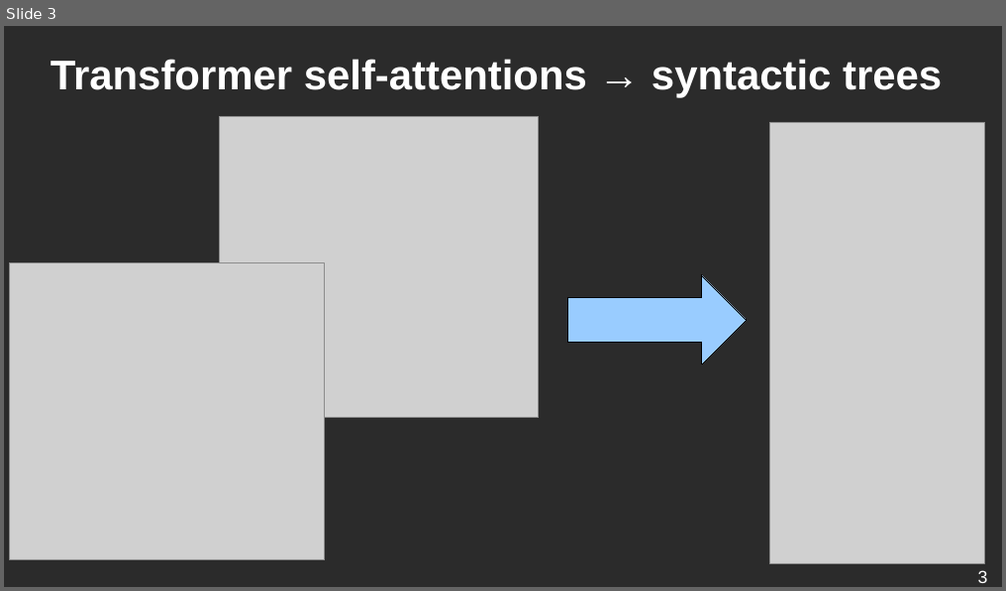
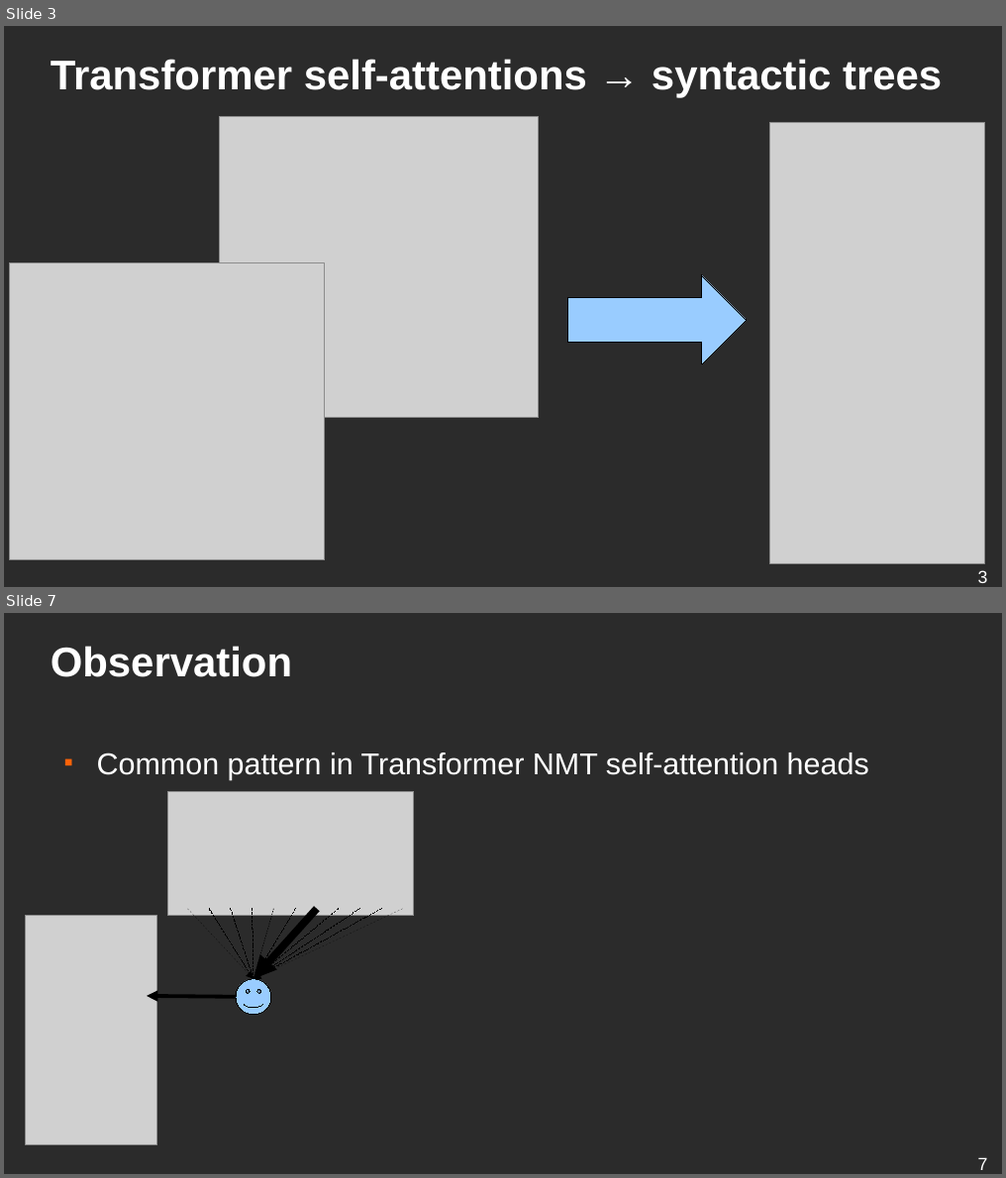
Before and after one commit to ufal/lsd, a slide deck: conferences/2019-blackbox-balustrades/presentation.odp. Shown one above the other, each under a label of ours: slide 3 before the commit, slides 3 and 7 after it; the slides between them are not shown. The pictures are 1006x591 and 1006x1178 pixels, drawn with LibreOffice and Linux fonts; fonts in the diff are those of the drawing; grey boxes stand for pictures; background and template pictures are left out; a plain dark background stands for a picture behind light text. Boxes give left, top, right and bottom in pixels: in the first picture for what was removed or moved away, otherwise in the second. Text is boxed around its words. In the diff, an @@ line names an element or a change of style, - is before the commit and + after.

```diff
--- a/conferences/2019-blackbox-balustrades/presentation.odp
+++ b/conferences/2019-blackbox-balustrades/presentation.odp
@@ slide 7 added at [4,613,1002,1174], background picture (left out) @@
@@ title added at [51,646,292,677], 33 pt, text #FFFFFF, bold @@
+Observation
@@ text added at [97,753,869,780], 24 pt, text #FFFFFF @@
+■ Common pattern in Transformer NMT self-attention heads
@@ picture added at [168,791,414,916] @@
@@ arrow added from (188, 909) to (253, 979), #000000 0 pt @@
@@ line added from (210, 909) to (253, 979), #000000 0 pt @@
@@ line added from (231, 909) to (253, 979), #000000 0 pt @@
@@ line added from (252, 909) to (253, 979), #000000 0 pt @@
@@ line added from (274, 909) to (253, 979), #000000 0.51 pt @@
@@ line added from (296, 909) to (253, 979), #000000 0 pt @@
@@ arrow added from (317, 909) to (253, 979), #000000 6.01 pt @@
@@ line added from (339, 909) to (253, 979), #000000 0 pt @@
@@ line added from (359, 909) to (253, 979), #000000 0 pt @@
@@ line added from (381, 909) to (253, 979), #000000 0 pt @@
@@ arrow added from (402, 909) to (253, 979), #000000 0 pt @@
@@ picture added at [26,916,157,1146] @@
@@ arrow added from (236, 997) to (147, 996), #000000 3 pt @@
@@ smiley face added at [236,979,271,1014], fill #99CCFF, outline #000000 0 pt @@
@@ page number added at [978,1157,988,1170], 14 pt, text #FFFFFF @@
+7
```
Also in this commit, not shown: 2 slides changed, 17 other slides added, 3 slides removed, 1 other file.
